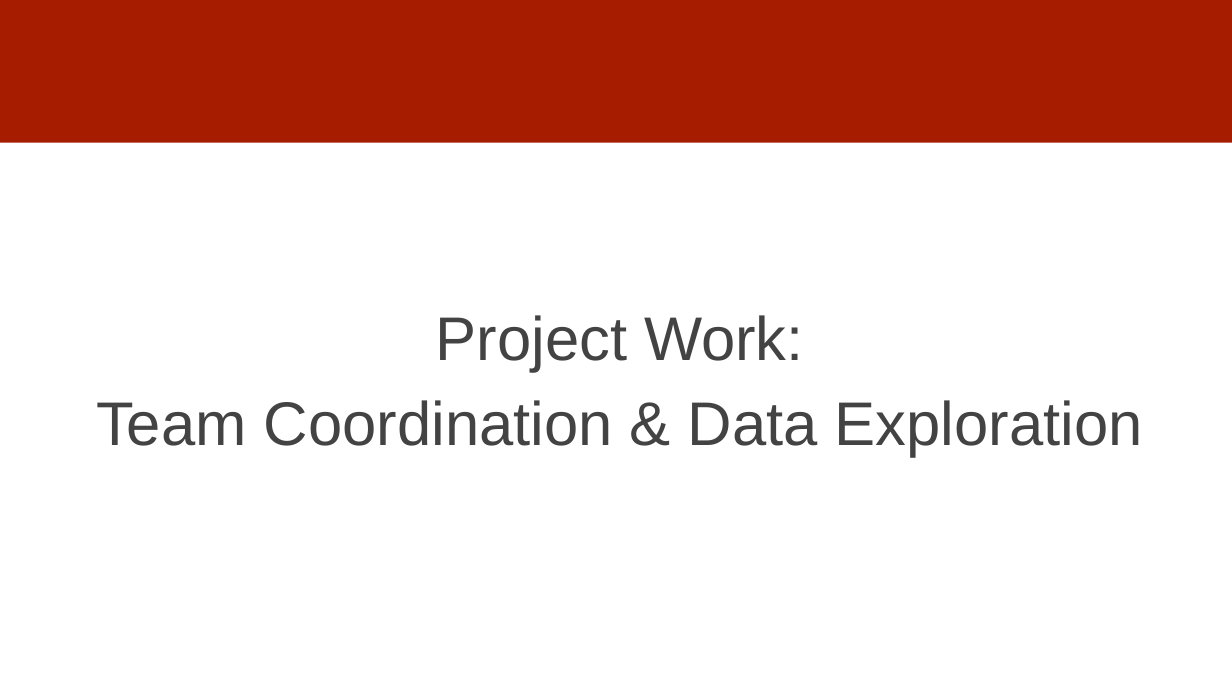
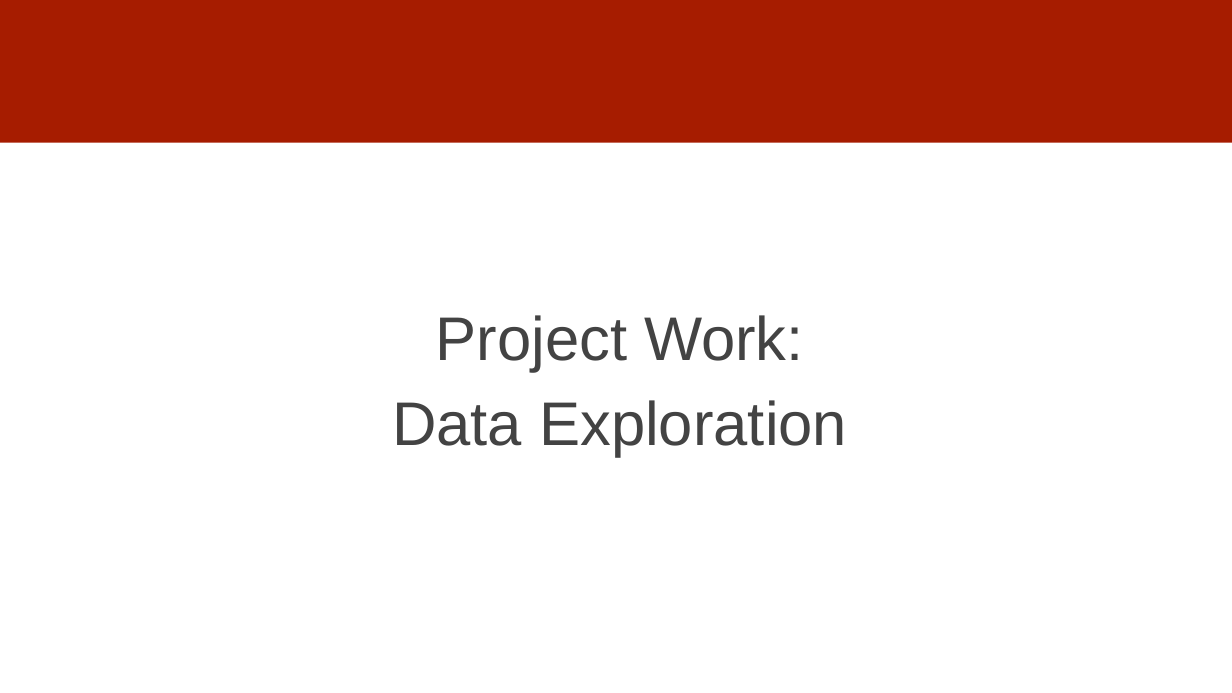
Before and after one commit to dssg/mlforpublicpolicylab, a slide deck: slide 15 of Lectures/06-data-exploration.pptx. Drawn at 1232x693 pixels with LibreOffice and Linux fonts; fonts in the diff are those of the drawing. Boxes give left, top, right and bottom in pixels: in the first picture for what was removed or moved away, otherwise in the second. Text is boxed around its words. In the diff, an @@ line names an element or a change of style, - is before the commit and + after.

```diff
--- a/Lectures/06-data-exploration.pptx
+++ b/Lectures/06-data-exploration.pptx
@@ text at (392,400,847,457): text changed @@
-Team Coordination & Data Exploration
+Data Exploration
```
Also in this commit, not shown: 2 other slides changed, 1 slide added.
